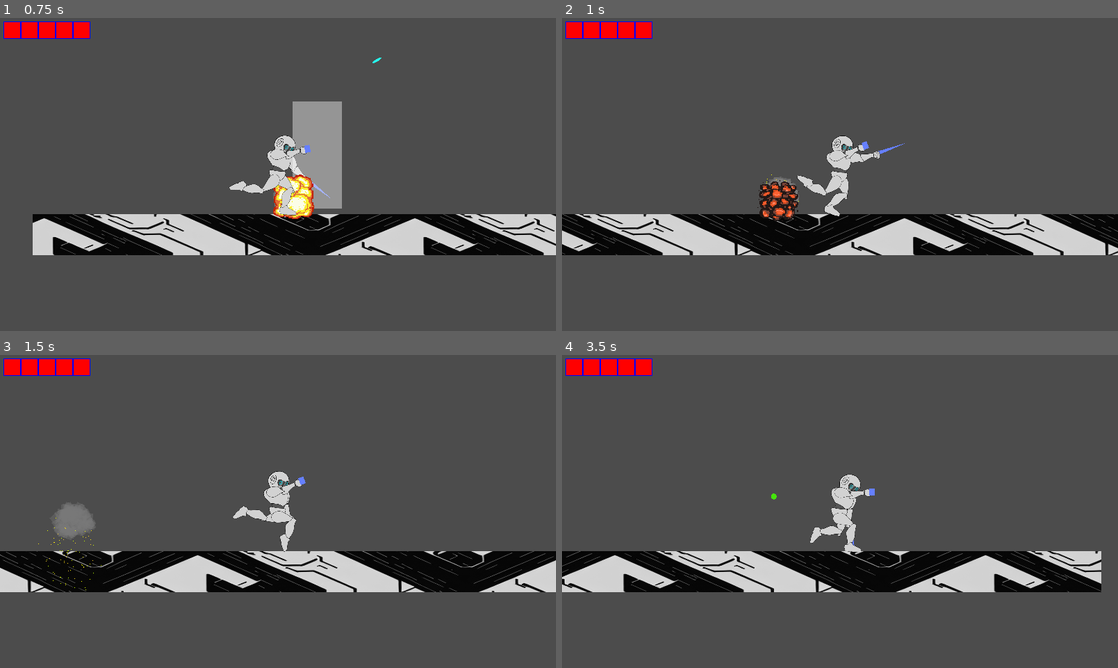
Above: before the commit, frames 1-4 (two rows, left to right).
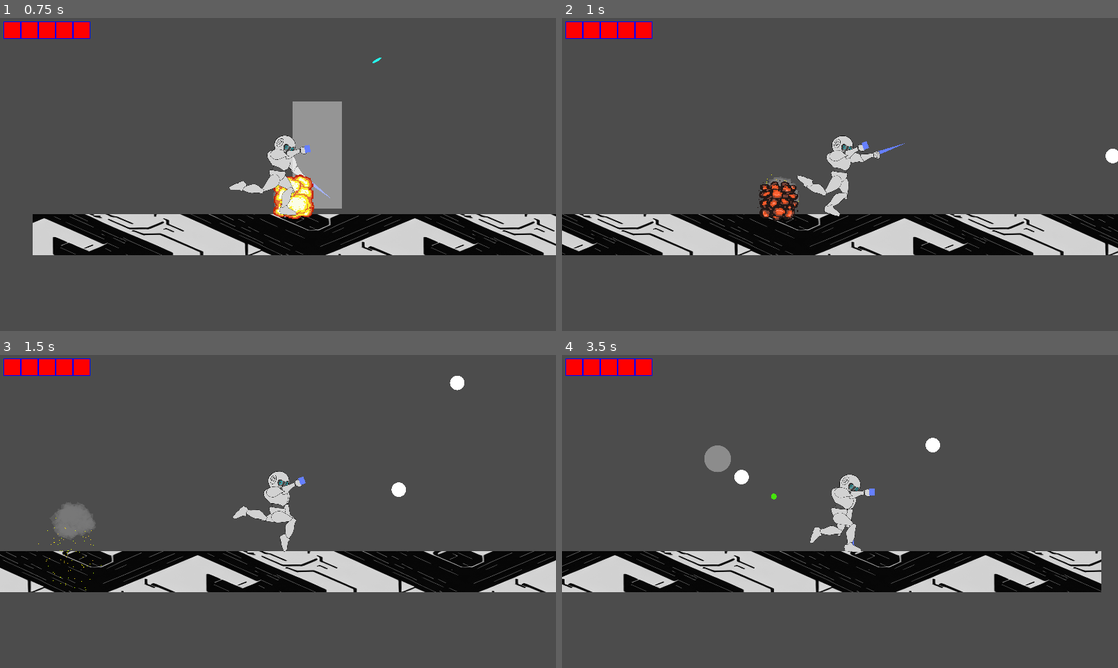
Above: after the commit, the same moments.

Repository: KurzweilTV/AssemblyJam
Game: Godot game, scene res://Test/TestRoom.tscn
The game is run twice, just before and just after one commit, with the same random seed, the same clock (stepped at 60 frames per second) and the same inputs. The project has no main scene, so this scene is started directly.
Inputs (mouse positions are in pixels of both pictures, inside the frame that each line leads up to):
- Up to frame 1 (0.75 s): tap Enter (ui_accept) at 0.5 s; move the mouse to (400, 158) at 0.52 s; press the mouse at (400, 158) at 0.53 s; hold Right (ui_right) from 0.53 s (still down)
- Up to frame 2 (1 s): keep holding Right (ui_right); tap Enter (ui_accept) at 0.77 s
- Up to frame 3 (1.5 s): keep holding Right (ui_right); move the mouse to (166, 527) at 1.27 s; release the mouse at (166, 527) at 1.28 s; click (166, 527) at 1.35 s
- Up to frame 4 (3.5 s): tap Enter (ui_accept) at 1.52, 3.02 s; move the mouse to (895, 442) at 2.02 s; release Right (ui_right) at 2.03 s; press the mouse at (895, 442) at 2.03 s; hold Left (ui_left) 2.03-2.78 s; move the mouse to (812, 574) at 2.77 s; release the mouse at (812, 574) at 2.78 s; hold Right (ui_right) from 2.78 s (still down); click (812, 574) at 2.85 s

Frame 1 is identical in both runs. In frame 2, less than 0.1% of the frame differs, in the area x 97-100%, y 41-47%; in frame 3, 0.2%; in frame 4, 0.5%, in the area x 25-68%, y 26-42%.

Commit message:
post merge fixes

Diff:
--- a/Player/Player.tscn
+++ b/Player/Player.tscn
@@ -2077,7 +2077,7 @@
 nodes/output/position = Vector2( 1060, 240 )
 nodes/walking/node = SubResource( 18 )
 nodes/walking/position = Vector2( 60, 580 )
-node_connections = [ "output", 0, "onGround", "airState", 0, "Animation", "airState", 1, "Animation 2", "onGround", 0, "airState", "onGround", 1, "groundState", "groundState", 0, "idle", "groundState", 1, "walking" ]
+node_connections = [ "onGround", 0, "airState", "onGround", 1, "groundState", "groundState", 0, "idle", "groundState", 1, "walking", "airState", 0, "Animation", "airState", 1, "Animation 2", "output", 0, "onGround" ]
 
 [node name="Player" type="KinematicBody2D" groups=["Player"]]
 collision_layer = 2
--- a/Test/TestRoom.tscn
+++ b/Test/TestRoom.tscn
@@ -29,15 +29,12 @@
 position = Vector2( -635, -60 )
 
 [node name="Drone" parent="." instance=ExtResource( 4 )]
-visible = false
 position = Vector2( 432, -80 )
 
 [node name="Drone2" parent="." instance=ExtResource( 4 )]
-visible = false
 position = Vector2( 576, -376 )
 
 [node name="Drone3" parent="." instance=ExtResource( 4 )]
-visible = false
 position = Vector2( 1064, -264 )
 
 [node name="Timer" type="Timer" parent="."]
